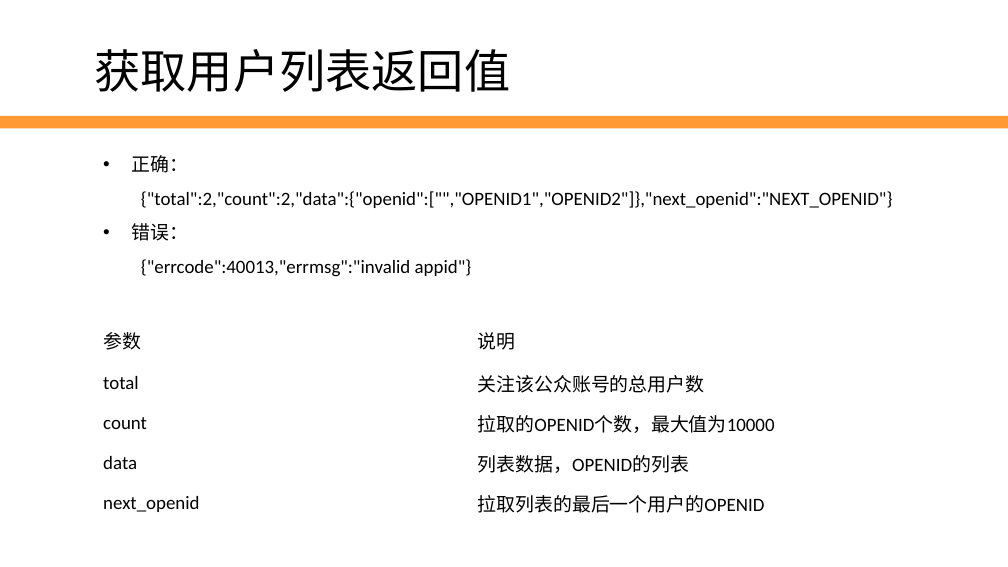
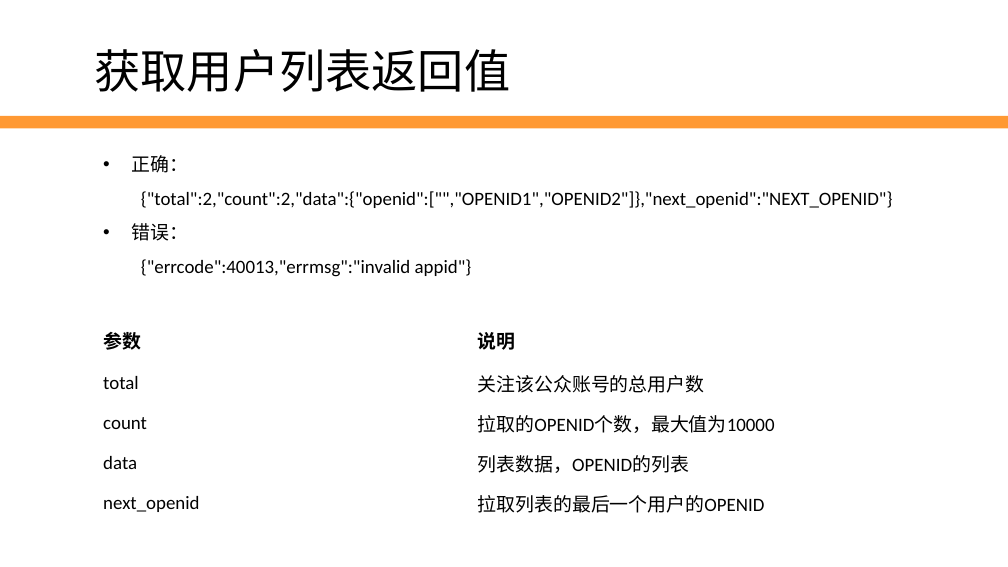
Before and after one commit to edu2act/2017-2018_1st_Wechat_Web_Programming, a slide deck: slide 6 of meterials/slides/ch08-user-manage.pptx. Drawn at 1008x567 pixels with LibreOffice and Linux fonts; fonts in the diff are those of the drawing; background and template pictures are left out. Boxes give left, top, right and bottom in pixels: in the first picture for what was removed or moved away, otherwise in the second. Text is boxed around its words. In the diff, an @@ line names an element or a change of style, - is before the commit and + after.

```diff
--- a/meterials/slides/ch08-user-manage.pptx
+++ b/meterials/slides/ch08-user-manage.pptx
@@ table at box(96, 323, 845, 523) @@
@@ bold on in "参数", "说明" @@
```
Also in this commit, not shown: 7 other slides changed, 23 other files.
